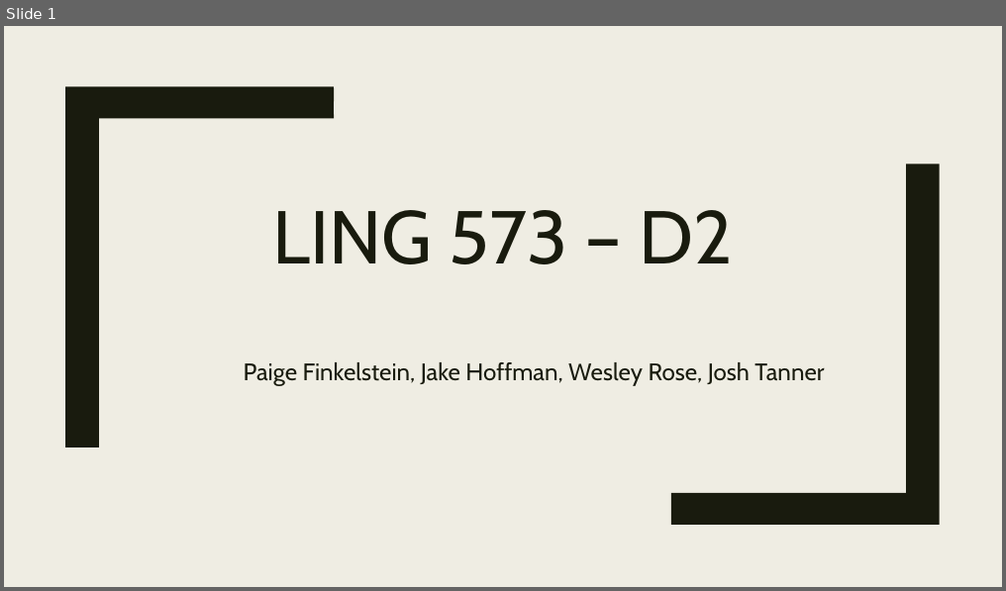
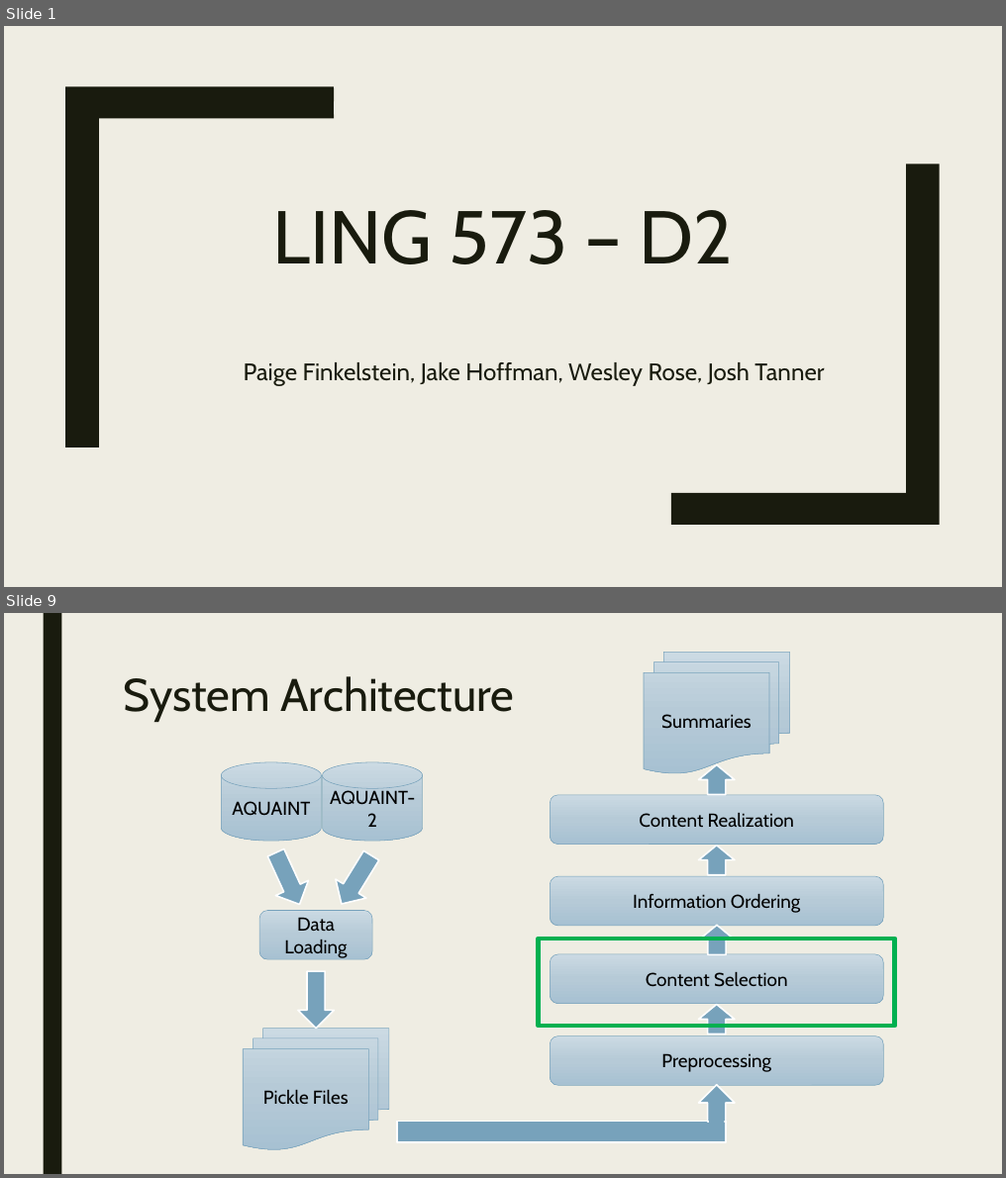
Before and after one commit to Mindful/ling-573, a slide deck: doc/presentation_d2.pptx. Shown one above the other, each under a label of ours: slide 1 before the commit, slides 1 and 9 after it; the slides between them are not shown. The pictures are 1006x591 and 1006x1178 pixels, drawn with LibreOffice and Linux fonts; fonts in the diff are those of the drawing. Boxes give left, top, right and bottom in pixels: in the first picture for what was removed or moved away, otherwise in the second. Text is boxed around its words. In the diff, an @@ line names an element or a change of style, - is before the commit and + after.

```diff
--- a/doc/presentation_d2.pptx
+++ b/doc/presentation_d2.pptx
@@ slide 9 added at <box>4,613,1002,1174</box>, background #EFEDE3 @@
@@ rectangle added at <box>43,613,61,1174</box>, fill #191B0E @@
@@ flow chart multidocument added at <box>645,652,790,773</box>, fill gradient #CCDAE3 to #B6CAD7 to #A7C1D2, outline #77A2BB 0.5 pt, 18 pt, text #000000 @@
+Summaries
@@ title added at <box>124,676,514,722</box>, 44 pt, text #191B0E @@
+System Architecture
@@ cylinder added at <box>221,762,322,842</box>, fill gradient #CCDAE3 to #B6CAD7 to #A7C1D2, outline #77A2BB 0.5 pt, 18 pt, text #000000 @@
+AQUAINT
@@ cylinder added at <box>322,762,423,842</box>, fill gradient #CCDAE3 to #B6CAD7 to #A7C1D2, outline #77A2BB 0.5 pt, 18 pt, text #000000 @@
+AQUAINT-2
@@ up arrow added at <box>699,765,735,795</box>, fill #77A2BB, outline #FFFFFF 1.5 pt @@
@@ rounded rectangle added at <box>549,795,884,845</box>, fill gradient #CCDAE3 to #B6CAD7 to #A7C1D2, outline #77A2BB 0.5 pt, 18 pt, text #000000 @@
+Content Realization
@@ up arrow added at <box>259,846,316,912</box>, fill #77A2BB, outline #FFFFFF 1.5 pt @@
@@ up arrow added at <box>327,847,387,914</box>, fill #77A2BB, outline #FFFFFF 1.5 pt @@
@@ up arrow added at <box>699,845,735,875</box>, fill #77A2BB, outline #FFFFFF 1.5 pt @@
@@ rounded rectangle added at <box>549,876,884,926</box>, fill gradient #CCDAE3 to #B6CAD7 to #A7C1D2, outline #77A2BB 0.5 pt, 18 pt, text #000000 @@
+Information Ordering
@@ rounded rectangle added at <box>259,910,372,959</box>, fill gradient #CCDAE3 to #B6CAD7 to #A7C1D2, outline #77A2BB 0.5 pt, 18 pt, text #000000 @@
+Data Loading
@@ rectangle added at <box>539,939,895,1026</box>, outline #00B050 4.5 pt @@
@@ up arrow added at <box>699,925,735,956</box>, fill #77A2BB, outline #FFFFFF 1.5 pt @@
@@ rounded rectangle added at <box>549,955,884,1004</box>, fill gradient #CCDAE3 to #B6CAD7 to #A7C1D2, outline #77A2BB 0.5 pt, 18 pt, text #000000 @@
+Content Selection
@@ up arrow added at <box>298,971,334,1029</box>, fill #77A2BB, outline #FFFFFF 1.5 pt @@
@@ up arrow added at <box>699,1004,735,1035</box>, fill #77A2BB, outline #FFFFFF 1.5 pt @@
@@ flow chart multidocument added at <box>243,1029,389,1150</box>, fill gradient #CCDAE3 to #B6CAD7 to #A7C1D2, outline #77A2BB 0.5 pt, 18 pt, text #000000 @@
+Pickle Files
@@ rounded rectangle added at <box>549,1037,884,1086</box>, fill gradient #CCDAE3 to #B6CAD7 to #A7C1D2, outline #77A2BB 0.5 pt, 18 pt, text #000000 @@
+Preprocessing
@@ up arrow added at <box>699,1085,735,1122</box>, fill #77A2BB, outline #FFFFFF 1.5 pt @@
@@ rectangle added at <box>709,1115,724,1139</box>, fill #77A2BB @@
@@ rectangle added at <box>397,1121,726,1143</box>, fill #77A2BB, outline #FFFFFF 1.5 pt @@
```
Also in this commit, not shown: 8 slides changed, 12 other slides added, 5 slides removed.
